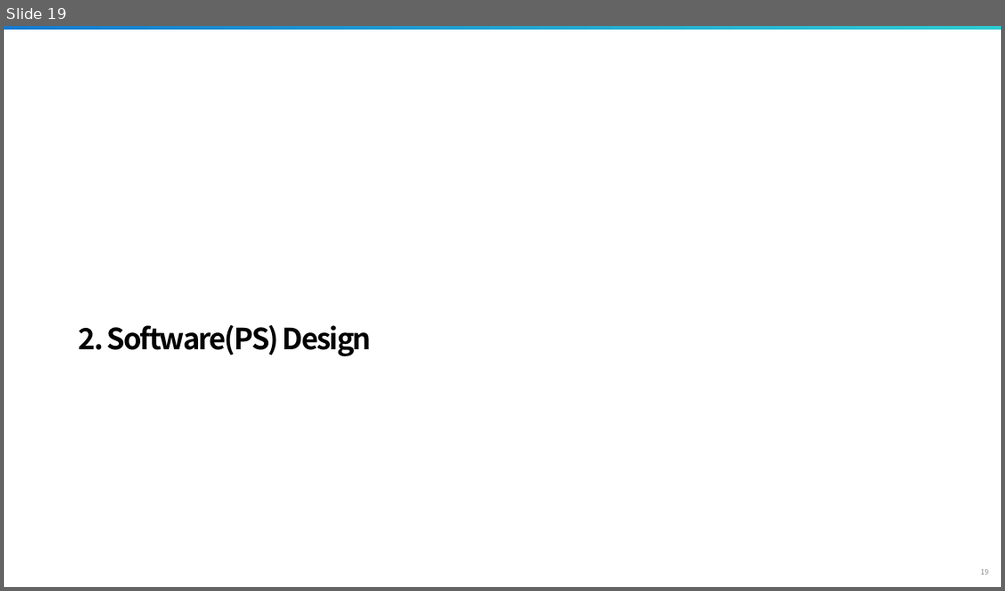
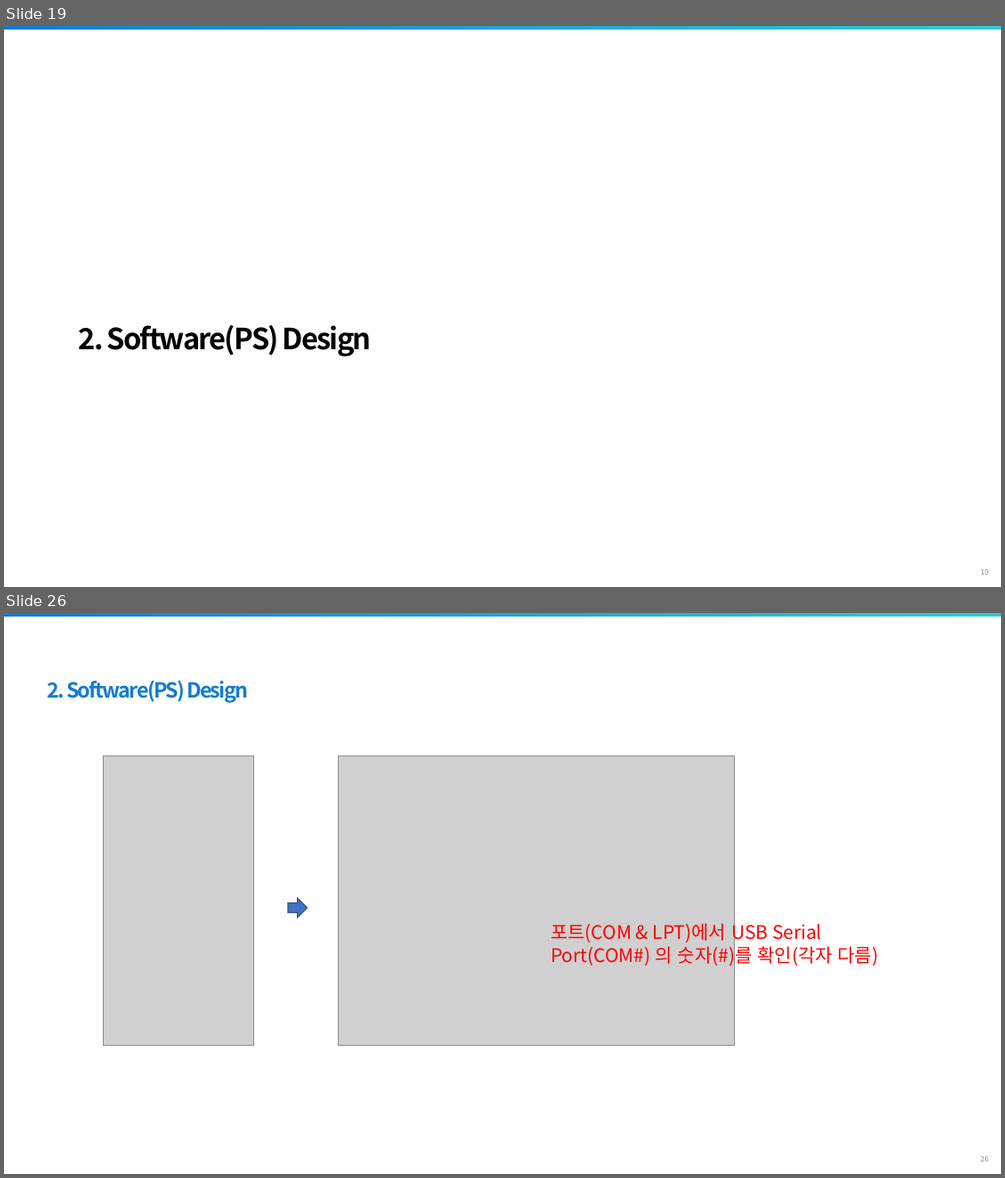
Before and after one commit to siliconground/SoC_301, a slide deck: 0_DOCS/1_EDU_REFERENCE/3_Processing_System_Basic.pptx. Shown one above the other, each under a label of ours: slide 19 before the commit, slides 19 and 26 after it; the slides between them are not shown. The pictures are 1005x591 and 1005x1178 pixels, drawn with LibreOffice and Linux fonts; fonts in the diff are those of the drawing; grey boxes stand for pictures; background and template pictures are left out. Boxes give left, top, right and bottom in pixels: in the first picture for what was removed or moved away, otherwise in the second. Text is boxed around its words. In the diff, an @@ line names an element or a change of style, - is before the commit and + after.

```diff
--- a/0_DOCS/1_EDU_REFERENCE/3_Processing_System_Basic.pptx
+++ b/0_DOCS/1_EDU_REFERENCE/3_Processing_System_Basic.pptx
@@ slide 26 added at [4,613,1001,1174], background #FFFFFF; not listed: 2 template elements that a slide beside it also shows @@
@@ text added at [48,680,248,703], 20 pt, text #147BD1, bold @@
+2. Software(PS) Design
@@ picture added at [104,755,253,1046] @@
@@ picture added at [339,755,734,1046] @@
@@ right arrow added at [288,898,307,917], fill #4472C4, outline #325491 1 pt @@
@@ text added at [550,921,879,966], 18 pt, text #FF0000 @@
+포트(COM & LPT)에서 USB Serial Port(COM#) 의 숫자(#)를 확인(각자 다름)
```
Also in this commit, not shown: 7 slides changed, 5 other slides added, 5 slides removed.
